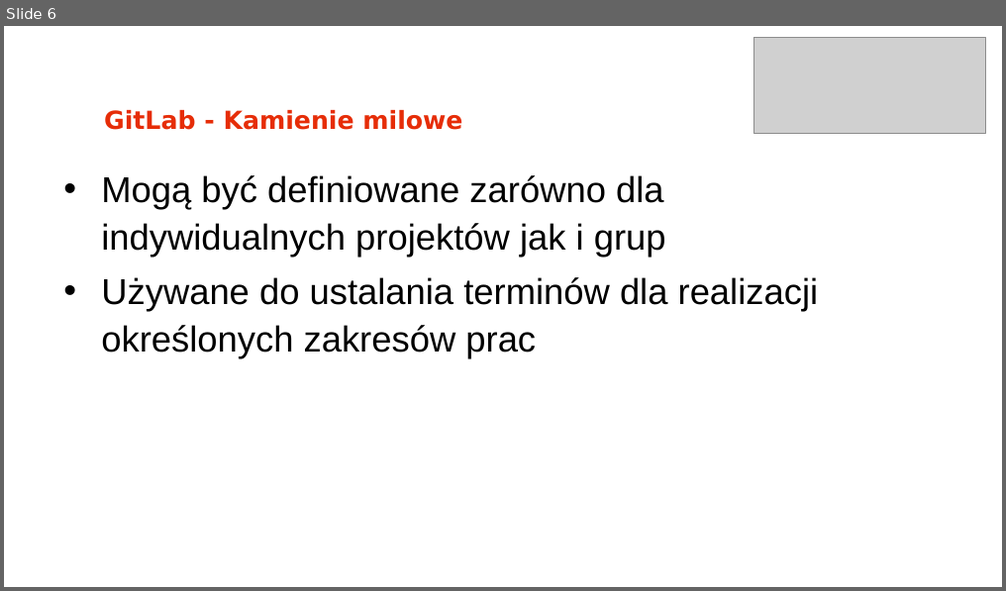
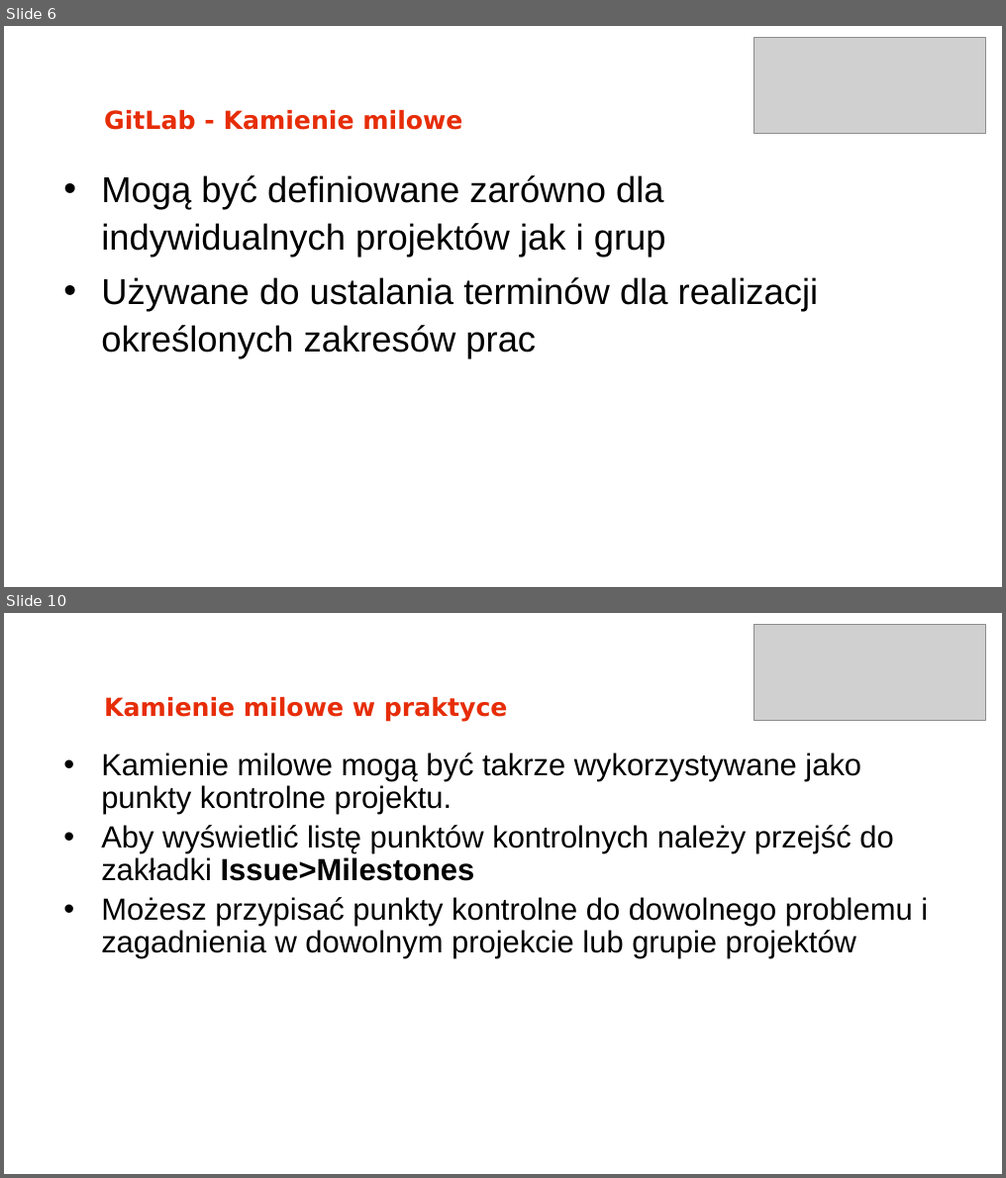
Before and after one commit to arturkwiek/gitlab-tutorial, a slide deck: 11. Git - tutorial - Milestones.pptx. Shown one above the other, each under a label of ours: slide 6 before the commit, slides 6 and 10 after it; the slides between them are not shown. The pictures are 1006x591 and 1006x1178 pixels, drawn with LibreOffice and Linux fonts; fonts in the diff are those of the drawing; grey boxes stand for pictures; background and template pictures are left out. Boxes give left, top, right and bottom in pixels: in the first picture for what was removed or moved away, otherwise in the second. Text is boxed around its words. In the diff, an @@ line names an element or a change of style, - is before the commit and + after.

Commit message:
Milestones

```diff
--- a/11. Git - tutorial - Milestones.pptx
+++ b/11. Git - tutorial - Milestones.pptx
@@ slide 10 added at [4, 613, 1002, 1174], background picture (left out) @@
@@ picture added at [754, 624, 985, 721] @@
@@ text added at [104, 697, 508, 722], 18 pt, text #E62D08, bold @@
+Kamienie milowe w praktyce
@@ text added at [101, 753, 928, 959], 22.1 pt, text #000000 @@
+• Kamienie milowe mogą być takrze wykorzystywane jako
+  punkty kontrolne projektu.
+• Aby wyświetlić listę punktów kontrolnych należy przejść do zakładki Issue>Milestones
+• Możesz przypisać punkty kontrolne do dowolnego problemu i zagadnienia w dowolnym projekcie lub grupie projektów
```
Also in this commit, not shown: 3 other slides added.
